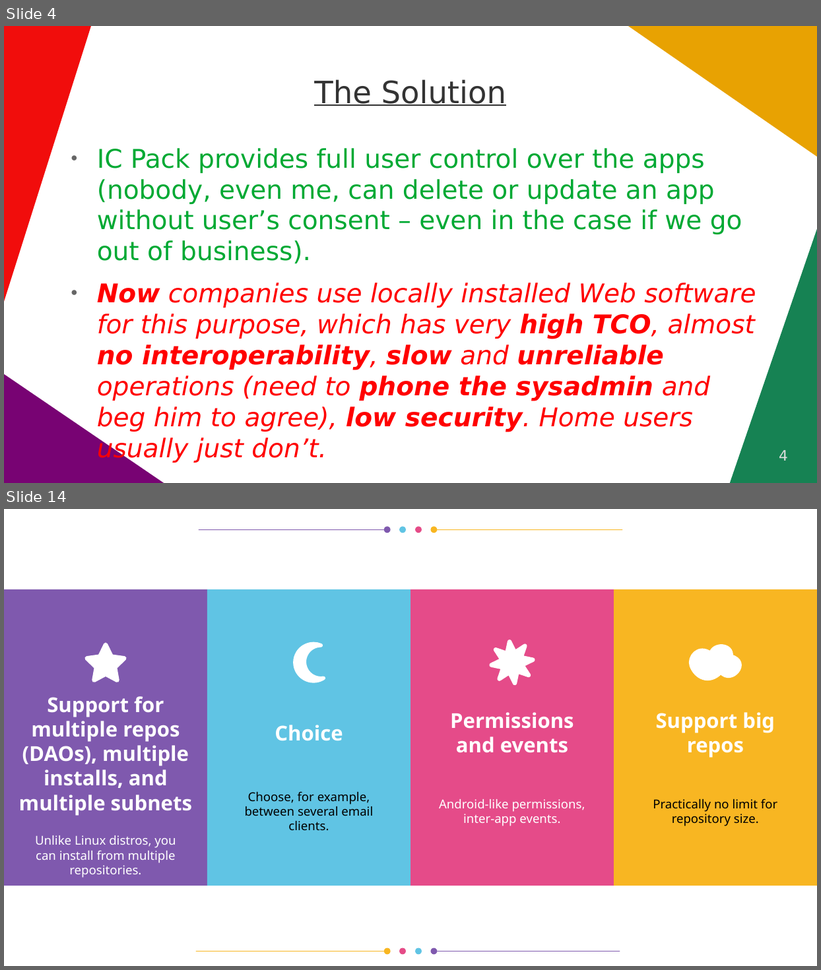
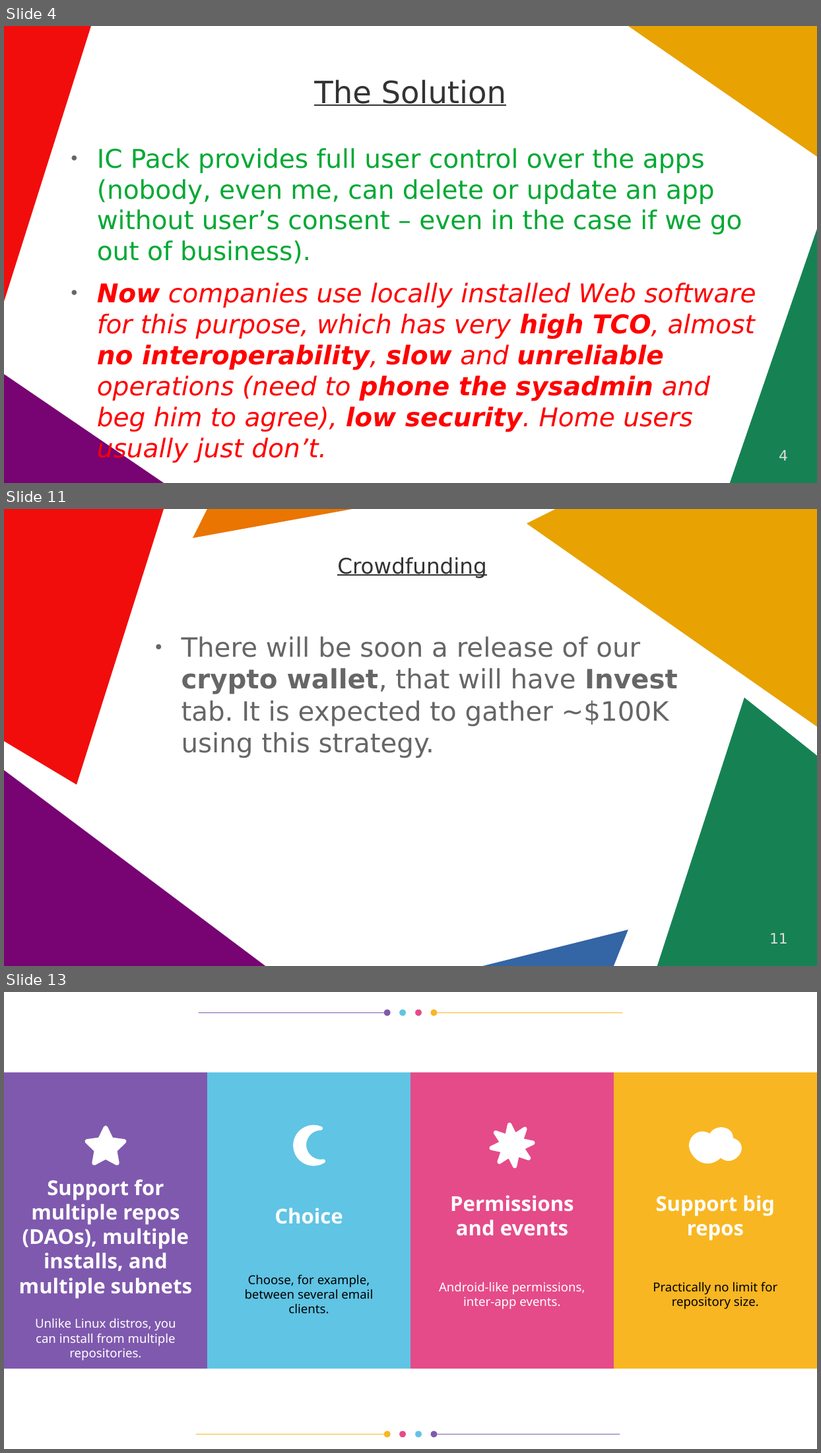
Before and after one commit to vporton/icp-package-manager, a slide deck: docs/long-pitchdeck.odp. Shown one above the other, each under a label of ours: slides 4 and 14 before the commit, slides 4, 11 and 13 after it; the slides between them are not shown. The pictures are 821x970 and 821x1453 pixels, drawn with LibreOffice and Linux fonts; fonts in the diff are those of the drawing. Boxes give left, top, right and bottom in pixels: in the first picture for what was removed or moved away, otherwise in the second. Text is boxed around its words. In the diff, an @@ line names an element or a change of style, - is before the commit and + after.

```diff
--- a/docs/long-pitchdeck.odp
+++ b/docs/long-pitchdeck.odp
@@ slide 11 added at <box>4,509,817,966</box>, background #FFFFFF @@
@@ freeform shape added at <box>4,509,164,785</box>, fill #F10D0C @@
@@ freeform shape added at <box>193,509,353,538</box>, fill #EA7500 @@
@@ freeform shape added at <box>527,509,817,727</box>, fill #E8A202 @@
@@ title added at <box>337,557,486,578</box>, 21 pt, text #333333, underline @@
+Crowdfunding
@@ text added at <box>182,636,678,758</box>, 26 pt, text #666666 @@
+● There will be soon a release of our crypto wallet, that will have Invest tab. It is expected to gather ~$100K using this strategy.
@@ freeform shape added at <box>658,698,817,966</box>, fill #168253 @@
@@ freeform shape added at <box>4,770,265,966</box>, fill #780373 @@
@@ freeform shape added at <box>484,930,629,966</box>, fill #3465A4 @@
@@ page number added at <box>770,933,788,944</box>, 14 pt, text #DDDDDD @@
+11
@@ what was slide 14 is now slide 13 @@
```
Also in this commit, not shown: 7 slides changed, 4 other slides added, 10 slides removed.
